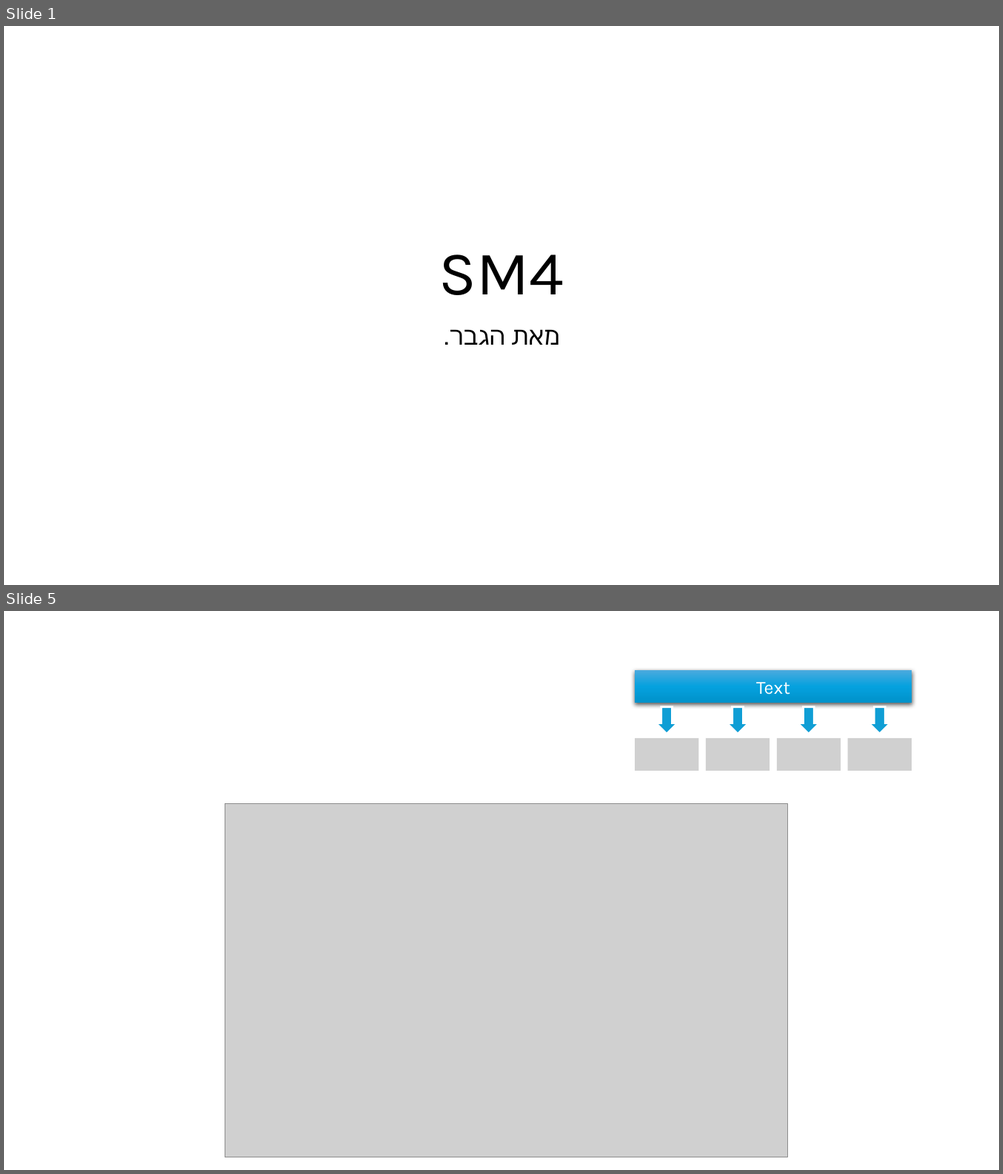
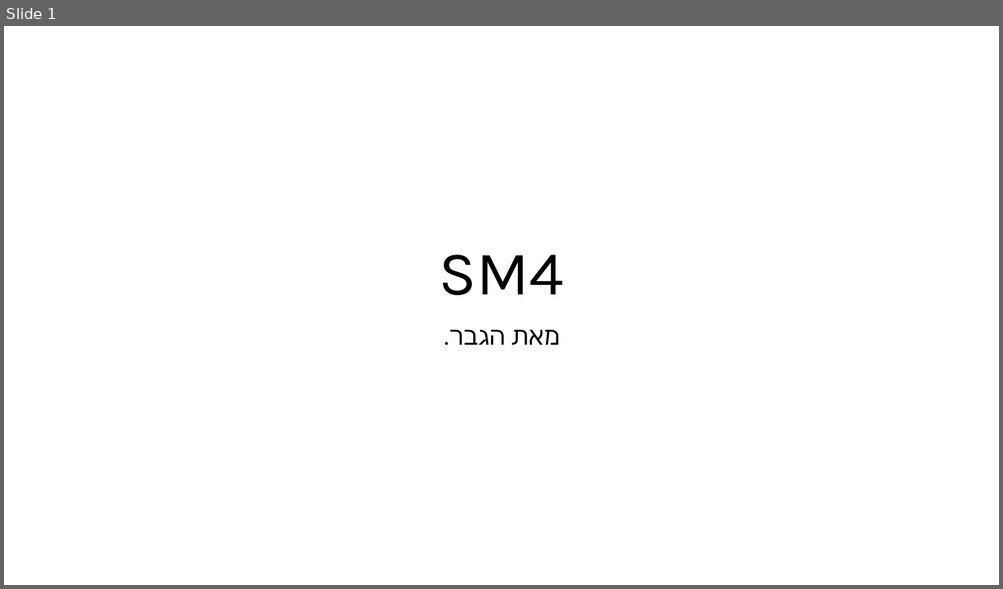
Before and after one commit to DorShabat/Cryptology-Project, a slide deck: SM4/SM4.pptx. Shown one above the other, each under a label of ours: slides 1 and 5 before the commit, slide 1 after it; the slides between them are not shown. The pictures are 1003x1174 and 1003x589 pixels, drawn with LibreOffice and Linux fonts; fonts in the diff are those of the drawing; grey boxes stand for pictures. Boxes give left, top, right and bottom in pixels: in the first picture for what was removed or moved away, otherwise in the second. Text is boxed around its words. In the diff, an @@ line names an element or a change of style, - is before the commit and + after.

```diff
--- a/SM4/SM4.pptx
+++ b/SM4/SM4.pptx
@@ slide 5 removed at (4,611,999,1170), background #FFFFFF @@
@@ rectangle removed at (634,671,911,703) @@
-Text
@@ down arrow removed at (655,707,677,734) @@
@@ down arrow removed at (727,707,748,734) @@
@@ down arrow removed at (798,707,819,734) @@
@@ down arrow removed at (869,707,891,734) @@
@@ picture removed at (634,738,699,772) @@
@@ picture removed at (706,738,769,772) @@
@@ picture removed at (777,738,841,772) @@
@@ picture removed at (848,738,912,772) @@
@@ picture removed at (225,803,788,1158) @@
```
Also in this commit, not shown: 1 slide changed, 7 slides added, 3 other slides removed, 3 other files.
